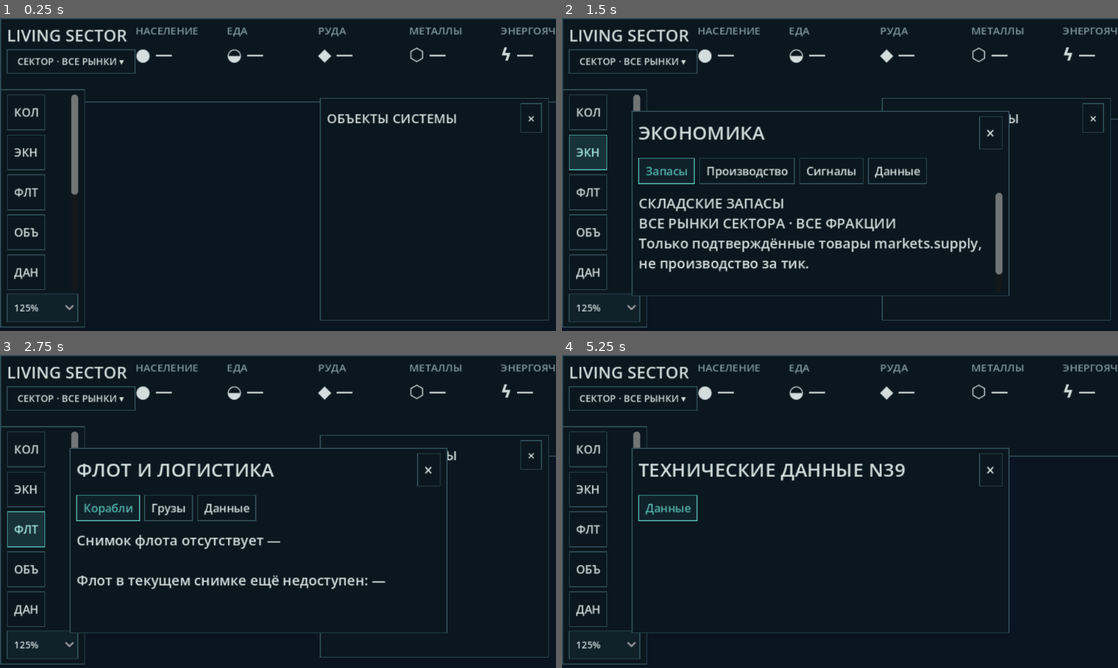
Above: before the commit, frames 1-4 (two rows, left to right).
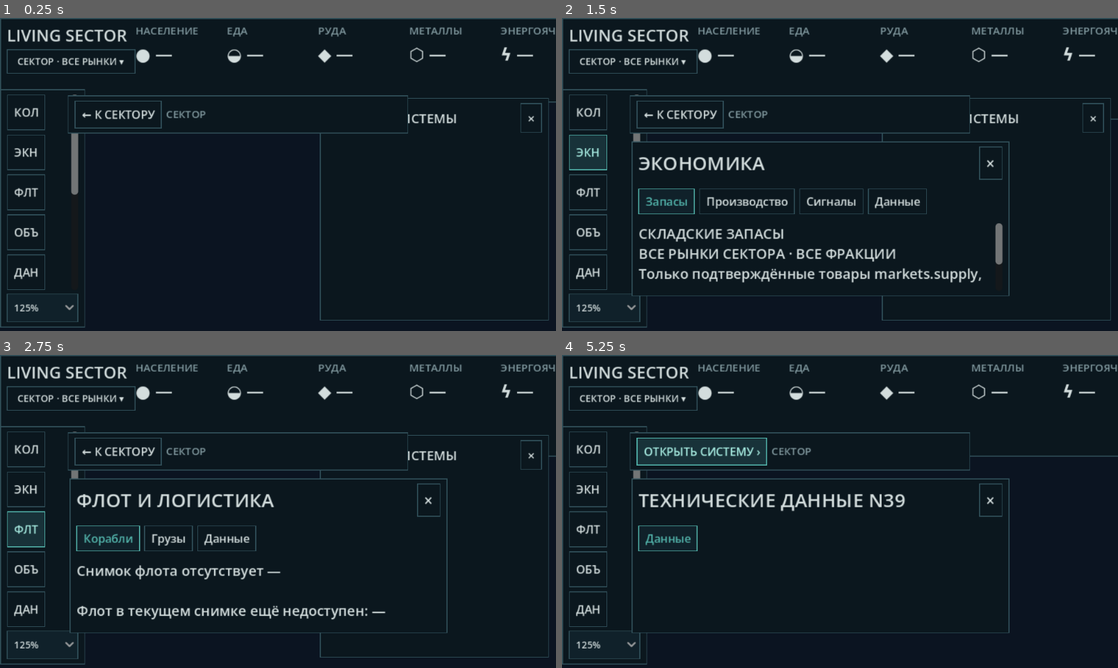
Above: after the commit, the same moments.

Repository: Mefits/Living-Sector
Game: Godot game, scene res://scenes/main.tscn
Two runs of this game, one before a commit and one after it. Both use one fixed random seed, a clock stepped at 60 frames per second and the inputs below.
Inputs (mouse positions are in pixels of both pictures, inside the frame that each line leads up to):
- Up to frame 1 (0.25 s): no input
- Up to frame 2 (1.5 s): click "КОЛ" at 0.5 s; click "ЭКН" at 1.25 s
- Up to frame 3 (2.75 s): click "ФЛТ" at 2 s
- Up to frame 4 (5.25 s): click "ОБЪ" at 2.75 s; click "ДАН" at 3.5 s; click "НАБ" at 4.25 s; click (678, 452) at 5 s, where only the run after the commit has a clickable "← К СЕКТОРУ"

The runs differ from the first frame. In frame 1, 1.5% of the frame differs, in the area x 12-74%, y 24-37%; in frame 2, 10%, in the area x 12-81%, y 24-85%; in frame 3, 7.2%; in frame 4, 5.7%.

Commit message:
Expose sector/system breadcrumbs and Esc navigation in Figma HUD; keep map UI-only transitions

Diff:
--- a/godot/scripts/view/strategy_ui.gd
+++ b/godot/scripts/view/strategy_ui.gd
@@ -32,6 +32,10 @@
 var _window_mode: String = ""
 var _tab: String = "Обзор"
 var _top: PanelContainer
+var _nav_panel: PanelContainer
+var _nav_back: Button
+var _nav_sector: Button
+var _nav_path: Label
 var _brand_box: VBoxContainer
 var _time_area: VBoxContainer
 var _metric_boxes: Array[VBoxContainer] = []
@@ -117,6 +121,7 @@
     _build_top()
     _build_left()
     _build_outliner()
+    _build_navigation()
     _build_window()
     _build_selection_card()
     resized.connect(_layout_window)
@@ -250,6 +255,67 @@
     _outliner_list.add_theme_constant_override("separation", 3)
     scroll.add_child(_outliner_list)
 
+## Persistent map breadcrumb. The former legacy "К сектору" button was
+## hidden by the Figma shell, which made leaving another system undiscoverable.
+## Keep this readable at 100–140% without reserving half of the map.
+func _build_navigation() -> void:
+    _nav_panel = _panel()
+    _nav_panel.offset_left = 78
+    _nav_panel.offset_right = 470
+    _nav_panel.offset_top = 89
+    _nav_panel.offset_bottom = 133
+    add_child(_nav_panel)
+    var controls := HBoxContainer.new()
+    controls.add_theme_constant_override("separation", 5)
+    _nav_panel.add_child(controls)
+    _nav_back = _button("← К СЕКТОРУ", _navigate_back, 13)
+    _nav_back.tooltip_text = "Вернуться на карту сектора (Esc)"
+    controls.add_child(_nav_back)
+    _nav_sector = _button("← СЕКТОР", _navigate_sector, 12)
+    _nav_sector.tooltip_text = "Сразу вернуться на карту сектора"
+    _nav_sector.visible = false
+    controls.add_child(_nav_sector)
+    _nav_path = _label("СЕКТОР", 12, MUTED)
+    _nav_path.size_flags_horizontal = Control.SIZE_EXPAND_FILL
+    controls.add_child(_nav_path)
+
+func _navigate_back() -> void:
+    if _game == null:
+        return
+    if bool(_game.get("_in_system")):
+        _game.call("_return_to_sector")
+    else:
+        _game.call("_open_selected_system")
+    _update_navigation()
+
+func _navigate_sector() -> void:
+    if _game != null:
+        _game.call("_go_to_sector")
+    _update_navigation()
+
+func _update_navigation() -> void:
+    if _nav_back == null or _game == null:
+        return
+    var in_system: bool = bool(_game.get("_in_system"))
+    var focused: bool = false
+    if in_system:
+        var view: Variant = _game.get("_system_view")
+        if view != null and view.has_method("is_body_focused"):
+            focused = bool(view.call("is_body_focused"))
+    if not in_system:
+        _nav_back.text = "ОТКРЫТЬ СИСТЕМУ ›"
+        _nav_back.tooltip_text = "Открыть выбранную систему из карты сектора"
+        _nav_sector.visible = false
+        _nav_path.text = "СЕКТОР"
+    else:
+        _nav_back.text = "← К СИСТЕМЕ" if focused else "← К СЕКТОРУ"
+        _nav_back.tooltip_text = ("Вернуться от планеты к орбитальной карте"
+            if focused else "Вернуться к карте сектора")
+        _nav_sector.visible = focused
+        var name: String = str(_world.get("system", {}).get("name", "СИСТЕМА"))
+        _nav_path.text = name
+        _nav_panel.tooltip_text = "Esc — назад; навигация не перезапускает симуляцию"
+
 func _build_window() -> void:
     _window = _panel()
     _window.visible = false
@@ -360,7 +426,7 @@
         return
     _window.offset_left = 80
     _window.offset_right = minf(760.0, maxf(515.0, size.x - 370.0))
-    _window.offset_top = 107
+    _window.offset_top = 142
     _window.offset_bottom = -40
 
 ## The already-existing UIFrameProfiler owns timing samples. Reuse its
@@ -417,8 +483,9 @@
         if _game != null:
             match kind:
                 "map":
+                    # Same destination as the visible persistent breadcrumb.
                     if bool(_game.get("_in_system")):
-                        _game.call("_return_to_sector")
+                        _game.call("_go_to_sector")
                     else:
                         _game.call("_open_selected_system")
                 "center":
@@ -526,6 +593,7 @@
         "Сумма запасов всех рынков и населения ВСЕХ фракций; не активы игрока")
     _update_metrics()
     _update_outliner()
+    _update_navigation()
     _update_window()
     _update_selection_card()
 
@@ -1294,5 +1362,13 @@
     return "\n".join(lines)
 
 func _unhandled_key_input(event: InputEvent) -> void:
-    if event is InputEventKey and event.pressed and event.keycode == KEY_ESCAPE:
+    if not (event is InputEventKey) or not event.pressed or (
+            event.echo or event.keycode != KEY_ESCAPE):
+        return
+    if _window != null and _window.visible:
         _close_window()
+    elif _game != null and bool(_game.get("_in_system")):
+        _game.call("_return_to_sector")
+    else:
+        return
+    get_viewport().set_input_as_handled()
